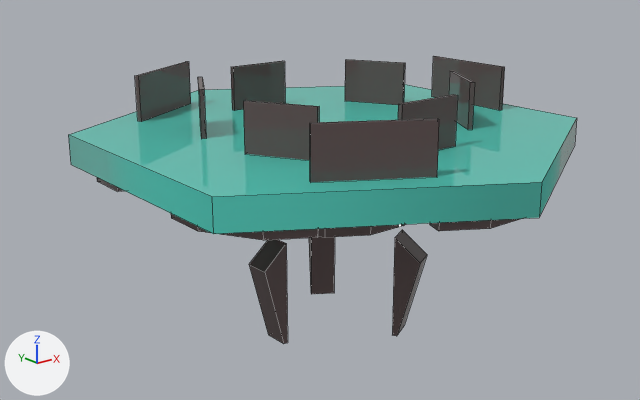
Two versions of the FBX model Document/서원준/map/4_fbx/tile_float.fbx, one commit apart.
Before and after are seen from a 50 mm camera at (-37.7, -45.6, 13.2) aimed at (-0.7, 0.7, -5.3). Lighting does not change. The marker at lower left points along +X, +Y and +Z. Mesh edges are drawn as thin lines. Where no turn or scale is listed for an object, it has been applied to the vertices.

Names of what the first picture shows: 'tile047'.
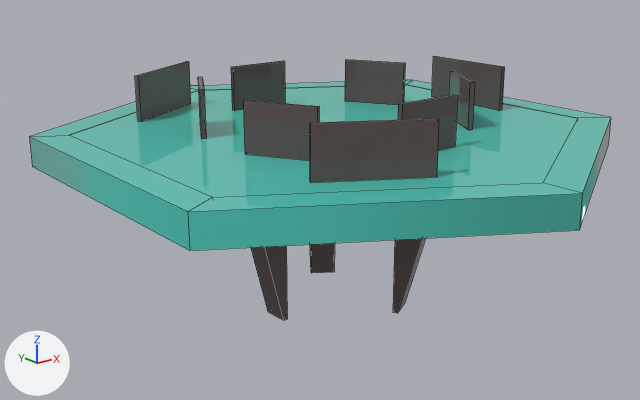
Location of each change, [x1, y1, x2, y2] in pixels of the pictures (640 x 400 px; the box of a moved part takes in the faces that stretch with it):
'tile047', reshaped (14% wider, 8% shorter)
    before: [68, 56, 577, 344]
    after: [29, 56, 611, 320]
part 1 of me_mesh, moved or reshaped
    before: [249, 239, 288, 344]
    after: [251, 246, 287, 320]
part 2 of me_mesh, moved or reshaped
    before: [392, 230, 427, 336]
    after: [393, 238, 425, 313]
part 3 of me_mesh, moved or reshaped
    before: [309, 237, 335, 294]
    after: [310, 243, 335, 273]
part 4 of me_mesh, added (cyan)
    after: [29, 80, 611, 251]

Diff of the bpy script that builds the scene:
```diff
--- a/Document/서원준/map/4_fbx/tile_float.fbx.py
+++ b/Document/서원준/map/4_fbx/tile_float.fbx.py
@@ me_mesh @@
 # used by ob_tile047; location = (0.0, 0.06, 0.02)
-me_mesh.from_pydata(...)  # 288 vertices, 198 faces; spans x -15.2..15.2, y -17.5..17.5, z -14.4..3.2
+me_mesh.from_pydata(...)  # 312 vertices, 222 faces; spans x -17.3..17.3, y -20.1..19.9, z -12.6..3.2
+# me_mesh part 1: the loose piece of 8 vertices spanning x -6.6..-4.8, y -1.0..0.8, z -14.4..-7.1 is moved by (0.0, 0.0, 1.8)
+# me_mesh part 2: the loose piece of 8 vertices spanning x 1.6..4.1, y -6.2..-3.7, z -14.4..-7.1 is moved by (0.0, 0.0, 1.8)
+# me_mesh part 3: the loose piece of 8 vertices spanning x 1.6..4.1, y 3.6..6.1, z -14.4..-7.1 is moved by (0.0, 0.0, 1.8)
+# me_mesh part 4: a new loose piece of 24 vertices spanning x -17.3..17.3, y -20.1..19.9, z -2.0..0.0, in mat_material__138 (cyan #51cab9)
 me_mesh.materials.append(mat_material__138)
```
